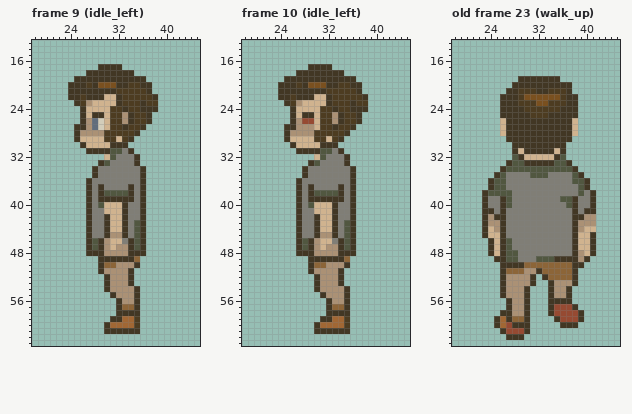
Two states of a pixel-art file, Assets/Sprites/Ase/character.aseprite. That is the earlier state.
64x64 pixels, 47 frames. Colours within 5 levels of each other are drawn and written as one. Shown: frame 9 (idle_left): x 18..45, y 13..63; frame 10 (idle_left): x 18..45, y 13..63; old frame 23 (walk_up): x 18..45, y 13..63. The commit also changed other frames, which this record leaves out.
Once edited:
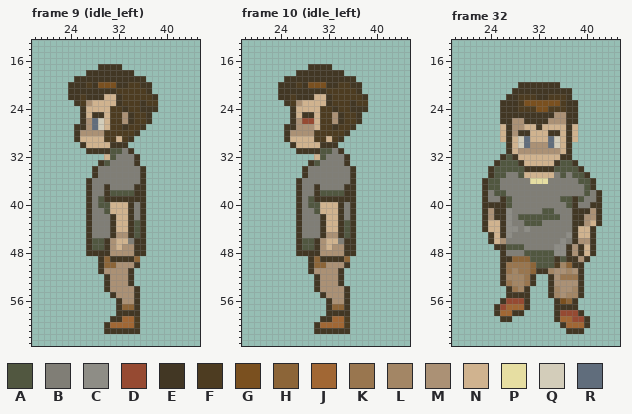
Palette (. is transparent): A #515740  B #807e76  C #8e8d86  D #964a32  E #423724  F #4d3c21  G #7a501f  H #8c6538  J #a16734  K #99764f  L #a38665  M #ab9175  N #d0b38f  P #e6dea2  Q #d3cdba  R #606d7c
A new or re-ordered frame is compared with the old frame closest to it.
What changed:
frames 47 -> 55
--- frame 9 (idle_left), layers "default/arm_left/back", "default/arm_right/front"
@@ x 27..37 @@
 36 EBBBBBBBBE.
-37 EBEBBBBEBE.
-38 EBEAAAAEBE.
-39 EBEEEEEEBE.
-40 EBANNNEBBE.
-41 EBBNNNEBBE.
-42 EBBENNEBBE.
-43 EBBENNEBAE.
-44 EBBENNEBAE.
-45 EBBEMMEBAE.
-46 EAEMNNBEAE.
-47 EAEMNMMEAE.
-48 EEEMMMMEEE.
-49 ..EEEEEEH..
+37 EBBEBBBBEE.
+38 EBBEAAAAEE.
+39 EBAEEEEEEE.
+40 EBAANNNEBE.
+41 EBBANNNEBE.
+42 EBBBENNEBE.
+43 EBBBENNEAE.
+44 EBBBENNEAE.
+45 EBBBEMMEAE.
+46 EAAEMNNBEE.
+47 EAAEMNMMEE.
+48 EEEEMMMMEE.
+49 ..EHEEEEH..
 50 ..EHHMMME..
--- frame 10 (idle_left), layers "default/arm_left/back", "default/arm_right/front": the same change as frame 9 (idle_left)
--- frame 32 is new; against old frame 23 (walk_up)
@@ x 18..45 @@
 18 ............................
-19 ...........EEEEEEE..........
-20 ..........EEEEEEEEEE........
-21 .........EEFFFEEFFFE........
-22 ........EEEFGGGGGGFEE.......
-23 ........EEEFFFGGFFFEE.......
-24 ........EEEEFFFFFFEEE.......
-25 ........EEEEEFFFEEEEE.......
-26 ........NEEEEEEEEEEEN.......
-27 ........NEEEEEEEEEEEN.......
-28 ........NEEEEEEEEEEEN.......
-29 .........EEEEEEEEEEE........
-30 ..........EEEEEEEEE.........
-31 ..........ENEEEEENE.........
-32 ..........AENNNNNEA.........
-33 .........EAAEEEEEAAE........
-34 ........EAAAAAAAAAAAE.......
-35 .......EABBBBAAABBBBAE......
-36 ......EAABBBBBBBBBBBAAE.....
-37 ......EAABBBBBBBBBBBBAE.....
-38 .....EAAAABBBBBBBBBBBABE....
-39 .....EBBEABBBBBBBBAAEBBE....
-40 .....EBBEABBBBBBBBBAEBBE....
-41 .....EEBEBBBBBBBBBBBEBEE....
-42 .....EMEEBBBBBBBBBBBEEMM....
-43 .....EMMEBBBBBBBBBBBEMMM....
-44 .....ENMEBBBBBBBBBBBEMNN....
-45 .....ENNEBBBBBBBBBBBENNE....
-46 ......ENEABBBBBBBBBBENNE....
-47 ......ENEABBBBBBBBBBENNE....
-48 ......ENEAABBBBBBBBBEMNE....
-49 .......EEAABBBAAAEEEEME.....
-50 ........EEEEHHHHHHHHEE......
-51 ........EHHHMMEHHHHHE.......
-52 ........EMMMME.EHHHHE.......
-53 ........EMMMME..EMMME.......
-54 ........EMMME...EMME........
-55 ........EMMME...EMME........
-56 .........EMME...EEEE........
-57 .........EMME...EDDDE.......
-58 ........EEMME...EDDDDE......
-59 .......EJEHHE....EDDDE......
-60 .......EJDEEE.....EEE.......
-61 ........EDDDE...............
-62 .........EEE................
+19 ............................
+20 ...........EEEEEEE..........
+21 ..........EEEEEEEEEE........
+22 .........EEFFFEEFFFE........
+23 ........EEEFGGGGGGFEE.......
+24 ........EEEFFFGGFFFEE.......
+25 ........EEEEEEEEEMMEE.......
+26 ........EEMMEEEEMMMEE.......
+27 ........NEMMNNENNNNEN.......
+28 ........NEMEENNNEENEN.......
+29 ........NENQRNNNRQNEN.......
+30 .........ENQRMMMRQNE........
+31 .........ENMMMMMMMNE........
+32 ........EAENNNNNNNEE........
+33 .......EAAAENNNNNEAAE.......
+34 ......EAAAAAEEEEEAAAAE......
+35 ......EAABBANNNNNBABAAE.....
+36 .....EAABBBBBPPPBBBBBAAE....
+37 .....EAABBBBBBBBBBBBBBAE....
+38 .....EBAABBBBBBBBBBBBBABE...
+39 .....EBBEABBBBBBBBAAEABBE...
+40 .....EEEEABBBBBBBBBAEBBEE...
+41 .....EMEECBBBBBAABBBEEEME...
+42 .....EMEECBAAAAAAABBEEMME...
+43 .....ENNECBBAAABBBBBEEMNE...
+44 .....ENNECCBCBBBBBBBENNE....
+45 ......ENECBBBBBBBBBCENNE....
+46 ......ENMBBBBBBBBBCBEMME....
+47 .......EEAAABBBBBCCEMENE....
+48 ........EBBBAAAAACCEMENE....
+49 ........EEHHHAAAAEAEEME.....
+50 ........EKKKKHAAAFLHEE......
+51 ........EKLKKHEELMMLME......
+52 ........ELLLKE..EMKKKE......
+53 ........EKLLKE..EMMMME......
+54 .........EKLE...ELMMLE......
+55 .........EEEE...ELMLLE......
+56 ........EDDDE....EGHE.......
+57 .......EDJJJE....EEEE.......
+58 .......EJJEE.....EDDDE......
+59 ........EE.......EJJDDE.....
+60 ..................EJJJE.....
+61 ...................EEE......
+62 ............................
 63 ............................
